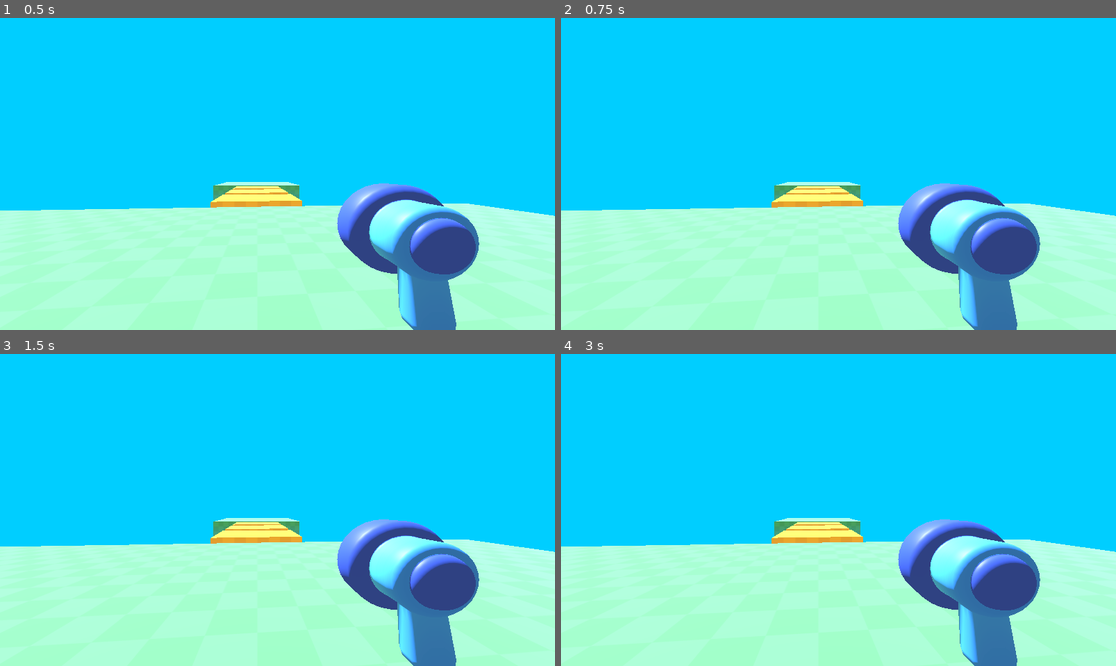
Above: before the commit, frames 1-4 (two rows, left to right).
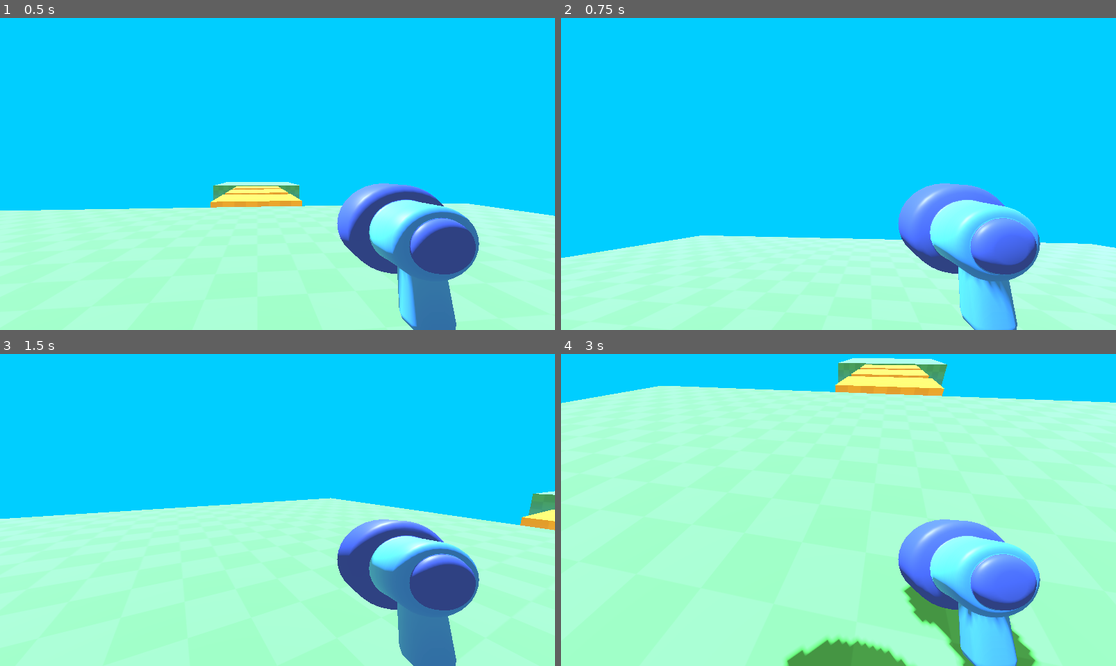
Above: after the commit, the same moments.

Repository: joao-enrique/fps-game
Game: Godot game, scene res://level/temporary_level.tscn
Two runs of this game, one before a commit and one after it. Both use one fixed random seed, a clock stepped at 60 frames per second and the inputs below. The project has no main scene, so this scene is started directly.
Inputs (mouse positions are in pixels of both pictures, inside the frame that each line leads up to):
- Up to frame 1 (0.5 s): no input
- Up to frame 2 (0.75 s): tap Enter at 0.5 s; move the mouse to (960, 158) at 0.52 s
- Up to frame 3 (1.5 s): tap Space at 1.25 s; move the mouse to (166, 525) at 1.27 s
- Up to frame 4 (3 s): tap Enter at 2 s; move the mouse to (894, 441) at 2.02 s; tap Space at 2.75 s; move the mouse to (810, 572) at 2.77 s

Frame 1 is identical in both runs. In frame 2, 16% of the frame differs, in the area x 0-100%, y 52-100%; in frame 3, 13%; in frame 4, 59%, in the area x 0-100%, y 1-100%.

Commit message:
💾Feat: add Camera movement with mouse in player

Diff:
--- a/player/player.tscn
+++ b/player/player.tscn
@@ -1,12 +1,14 @@
-[gd_scene load_steps=4 format=3 uid="uid://cj32i2643s1hn"]
+[gd_scene load_steps=5 format=3 uid="uid://cj32i2643s1hn"]
 
+[ext_resource type="Script" path="res://scripts/player.gd" id="1_iskx4"]
 [ext_resource type="PackedScene" uid="uid://chjrhhjvxun3r" path="res://player/simple_gun/gun_model.glb" id="1_qmmhr"]
 
 [sub_resource type="CapsuleShape3D" id="CapsuleShape3D_ut1j1"]
 
 [sub_resource type="CapsuleMesh" id="CapsuleMesh_4gjnb"]
 
-[node name="CharacterBody3D" type="CharacterBody3D"]
+[node name="Player" type="CharacterBody3D"]
+script = ExtResource("1_iskx4")
 
 [node name="CollisionShape3D" type="CollisionShape3D" parent="."]
 transform = Transform3D(1, 0, 0, 0, 1, 0, 0, 0, 1, 0, 1, 0)
--- /dev/null
+++ b/scripts/player.gd
@@ -0,0 +1,9 @@
+extends CharacterBody3D
+
+func _unhandled_input(event):
+	if event is InputEventMouseMotion:
+		rotation_degrees.y -= event.relative.x * 0.3
+		$Camera3D.rotation_degrees.x -= event.relative.y * 0.3
+		$Camera3D.rotation_degrees.x = clamp(
+			$Camera3D.rotation_degrees.x, -80.0, 80.0
+		)
